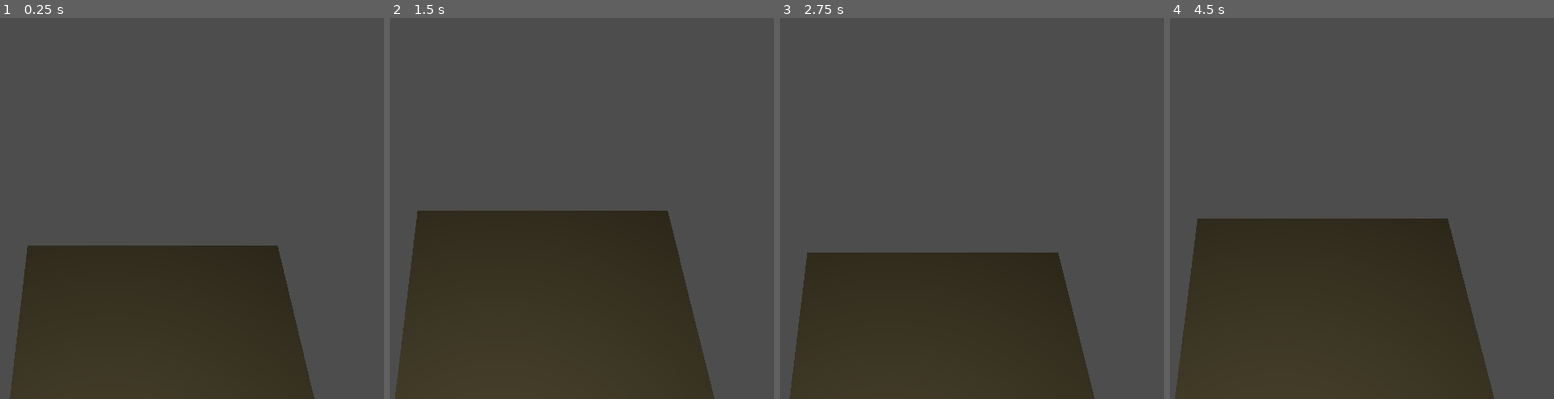
Above: before the commit, frames 1-4 (left to right).
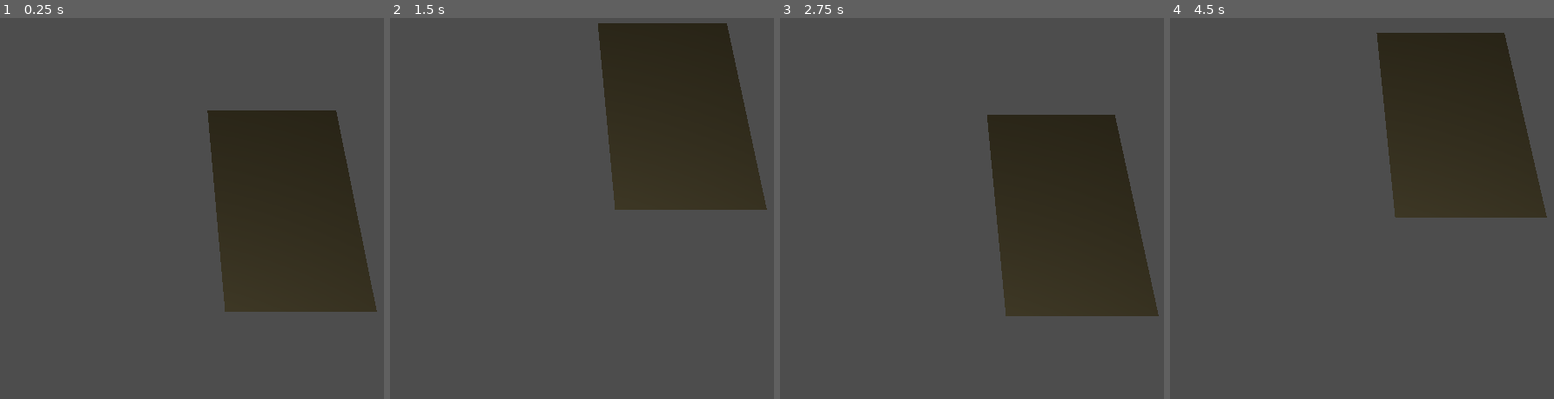
Above: after the commit, the same moments.

Repository: mark00vka/DeceptionWizards
Game: Godot game, scene res://player.tscn
The game is run twice, just before and just after one commit, with the same random seed, the same clock (stepped at 60 frames per second) and the same inputs. This scene is started directly instead of the project's main scene.
Inputs (mouse positions are in pixels of both pictures, inside the frame that each line leads up to):
- Up to frame 1 (0.25 s): no input
- Up to frame 2 (1.5 s): tap Enter (ui_accept) at 0.5, 0.77, 1.25 s; move the mouse to (535, 200) at 0.52 s; hold Tab (tab, bound only after the commit) 0.53-1.28 s; hold W (forward) from 0.53 s (still down); move the mouse to (462, 204) at 1.27 s; tap Ctrl (crouch) at 1.35 s
- Up to frame 3 (2.75 s): keep holding W (forward); tap Enter (ui_accept) at 1.52 s; tap Tab (tab, bound only after the commit) at 1.55, 2.3 s; move the mouse to (906, 197) at 2.02 s; hold Shift (sprint) from 2.03 s (still down)
- Up to frame 4 (4.5 s): keep holding W (forward); tap Enter (ui_accept) at 2.75, 3.02, 3.5, 3.77, 4.25 s; move the mouse to (1269, 208) at 2.77 s; release Shift (sprint) at 2.78 s; tap Tab (tab, bound only after the commit) at 2.85 s; move the mouse to (1331, 208) at 3.52 s; hold Tab (tab, bound only after the commit) 3.53-4.28 s; move the mouse to (1227, 197) at 4.27 s; tap Ctrl (crouch) at 4.35 s

The runs differ from the first frame. In frame 1, 43% of the frame differs, in the area x 2-99%, y 24-100%; in frame 2, 55%, in the area x 1-99%, y 1-100%; in frame 3, 42%; in frame 4, 53%.

Commit message:
add drawing to player

Diff:
--- a/main.gd
+++ b/main.gd
@@ -162,22 +162,3 @@
 	var res = Vector2(pos.x, pos.z) * s
 	if not Geometry2D.is_point_in_polygon(res, PackedVector2Array(vertices)):
 		vertices.append(res)
-
-func _on_drawing_area_input_event(camera: Node, event: InputEvent, event_position: Vector3, normal: Vector3, shape_idx: int) -> void:
-	if event is InputEventMouseButton:
-		if event.is_released():
-			if vertices.size() > 2:
-				generate_mesh(vertices)
-			vertices.clear()
-			drawing = false
-		if event.is_pressed():
-			drawing = true
-
-	if event is InputEventMouseMotion and drawing and Engine.get_process_frames() % 4 == 0:
-		add_point(event_position - $DrawingPlane.global_position)
-
-func _on_drawing_area_mouse_exited() -> void:
-	if vertices.size() > 2:
-		generate_mesh(vertices)
-	drawing = false
-	vertices.clear()
--- a/player.gd
+++ b/player.gd
@@ -1,4 +1,7 @@
 extends CharacterBody3D
+
+signal generate_mesh
+signal add_point(pos: Vector2)
 
 # PLAYER NODES
 
@@ -7,7 +10,7 @@
 @onready var crouching_shape = $CrouchingShape
 @onready var standing_ray = $StandingRay
 @onready var point_ray = $Head/PointRay
-
+@onready var drawing_plane: CSGMesh3D = $DrawingPlane
 
 #SPEED VARS
 
@@ -22,6 +25,8 @@
 var lerp_speed: float = 10.0
 var crouching_depth: float = -0.5
 var direction: Vector3 = Vector3.ZERO
+var drawing : bool = false
+var drawing_mode : bool = false
 
 #INPUT VARS
 
@@ -38,6 +43,9 @@
 		rotate_y(-event.relative.x * mouse_sens)
 		head.rotate_x(-event.relative.y * mouse_sens)
 		head.rotation.x = clamp(head.rotation.x, -1.2, 1.2)
+
+	if event.is_action_pressed("tab"):
+		drawing_mode = not drawing_mode
 
 func _physics_process(delta):
 
@@ -80,3 +88,18 @@
 		velocity.z = move_toward(velocity.z, 0, current_speed)
 
 	move_and_slide()
+
+func _on_drawing_area_input_event(camera: Node, event: InputEvent, event_position: Vector3, normal: Vector3, shape_idx: int) -> void:
+	if event is InputEventMouseButton:
+		if event.is_released():
+			generate_mesh.emit()
+			drawing = false
+		if event.is_pressed():
+			drawing = true
+
+	if event is InputEventMouseMotion and drawing and Engine.get_process_frames() % 4 == 0:
+		add_point.emit(event_position - $DrawingPlane.global_position)
+
+func _on_drawing_area_mouse_exited() -> void:
+	generate_mesh.emit()
+	drawing = false
--- a/player.tscn
+++ b/player.tscn
@@ -16,6 +16,7 @@
 orientation = 2
 
 [sub_resource type="QuadMesh" id="QuadMesh_0c0ci"]
+size = Vector2(0.2, 0.3)
 
 [sub_resource type="BoxShape3D" id="BoxShape3D_yv2ga"]
 size = Vector3(1, 1, 0.001)
@@ -59,7 +60,7 @@
 target_position = Vector3(0, 1, 0)
 
 [node name="DrawingPlane" type="CSGMesh3D" parent="."]
-transform = Transform3D(1, 0, 0, 0, 0.87462, 0.48481, 0, -0.48481, 0.87462, 0.173356, 0, -1.22046)
+transform = Transform3D(1, 0, 0, 0, 0.957319, 0.289032, 0, -0.289032, 0.957319, 0.252585, 0.607084, -0.525351)
 mesh = SubResource("QuadMesh_0c0ci")
 
 [node name="DrawingArea" type="Area3D" parent="DrawingPlane"]
--- a/project.godot
+++ b/project.godot
@@ -52,3 +52,8 @@
 "events": [Object(InputEventKey,"resource_local_to_scene":false,"resource_name":"","device":-1,"window_id":0,"alt_press …(195 unchanged characters)…
 ]
 }
+tab={
+"deadzone": 0.5,
+"events": [Object(InputEventKey,"resource_local_to_scene":false,"resource_name":"","device":-1,"window_id":0,"alt_pressed":false,"shift_pressed":false,"ctrl_pressed":false,"meta_pressed":false,"pressed":false,"keycode":0,"physical_keycode":4194306,"key_label":0,"unicode":0,"location":0,"echo":false,"script":null)
+]
+}
